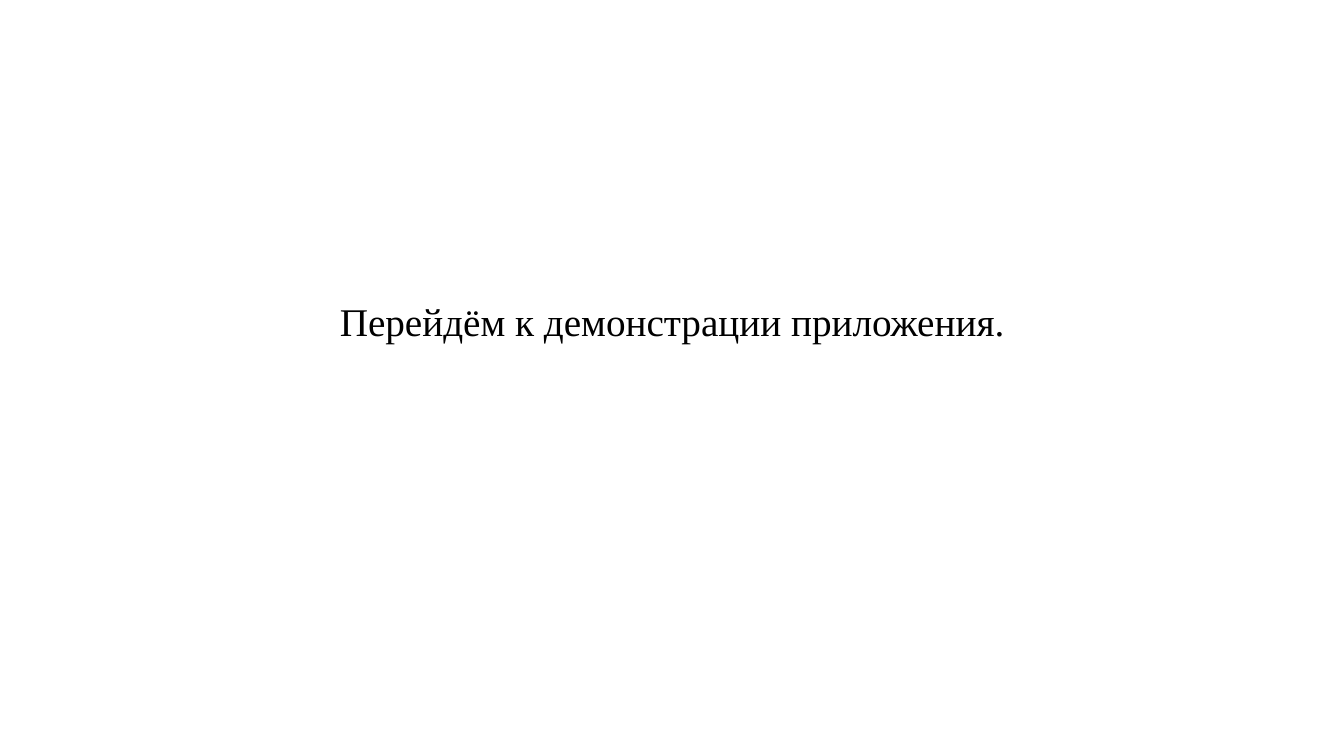
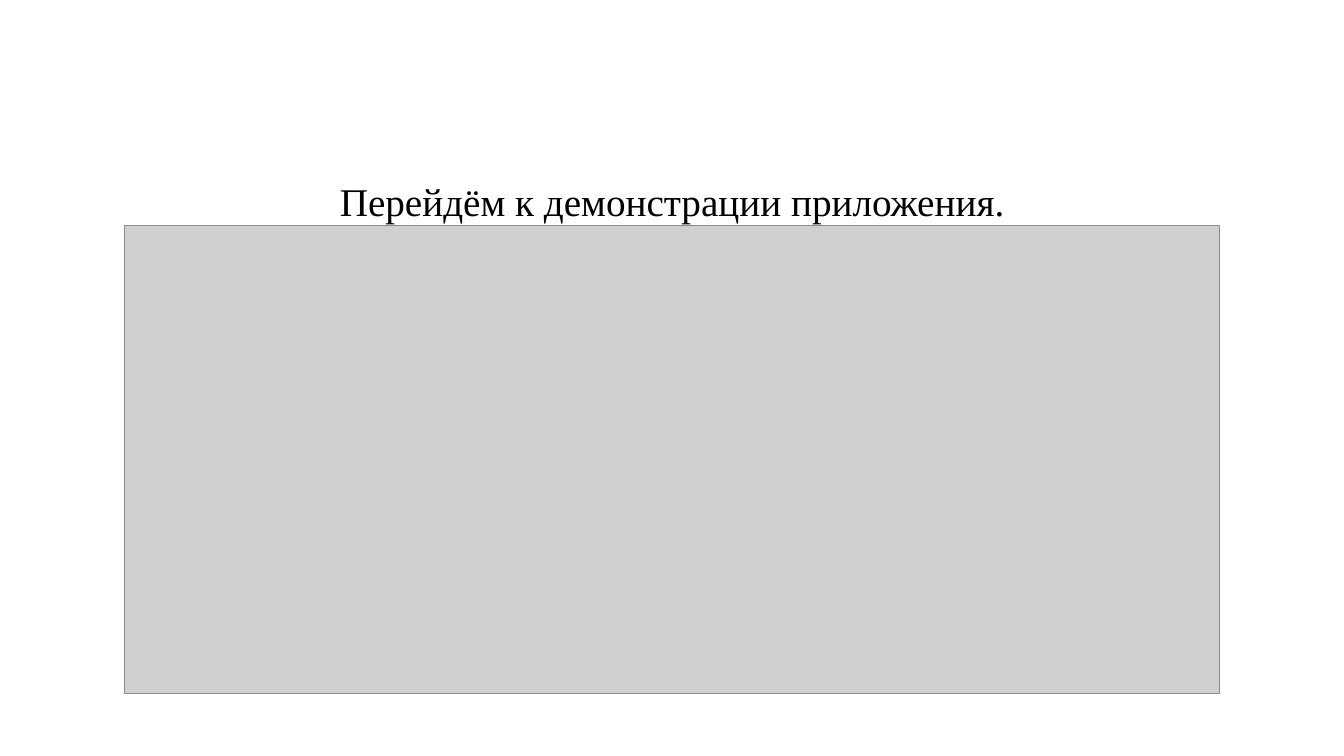
Before and after one commit to DmitryKotusev/CourseWork, a slide deck: slide 30 of ТестПрезька.pptx. Drawn at 1344x756 pixels with LibreOffice and Linux fonts; fonts in the diff are those of the drawing; grey boxes stand for pictures; background and template pictures are left out. Boxes give left, top, right and bottom in pixels: in the first picture for what was removed or moved away, otherwise in the second. Text is boxed around its words. In the diff, an @@ line names an element or a change of style, - is before the commit and + after.

```diff
--- a/ТестПрезька.pptx
+++ b/ТестПрезька.pptx
@@ text "Перейдём к демонстрации приложения." moved from (x1=340, y1=309, x2=1004, y2=343) to (x1=340, y1=189, x2=1004, y2=224) @@
@@ picture added at (x1=125, y1=226, x2=1220, y2=694) @@
```
Also in this commit, not shown: 6 other slides changed.
